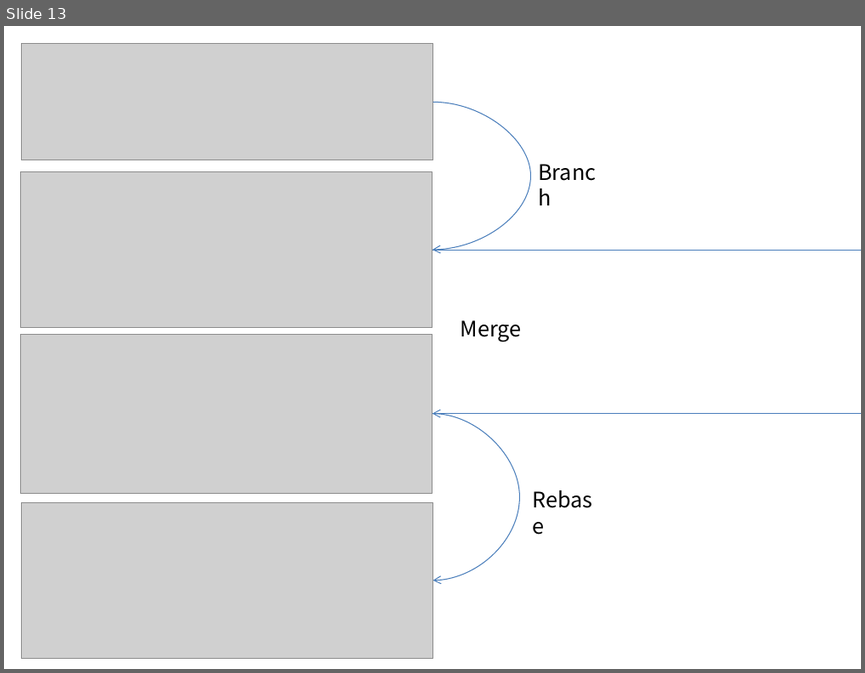
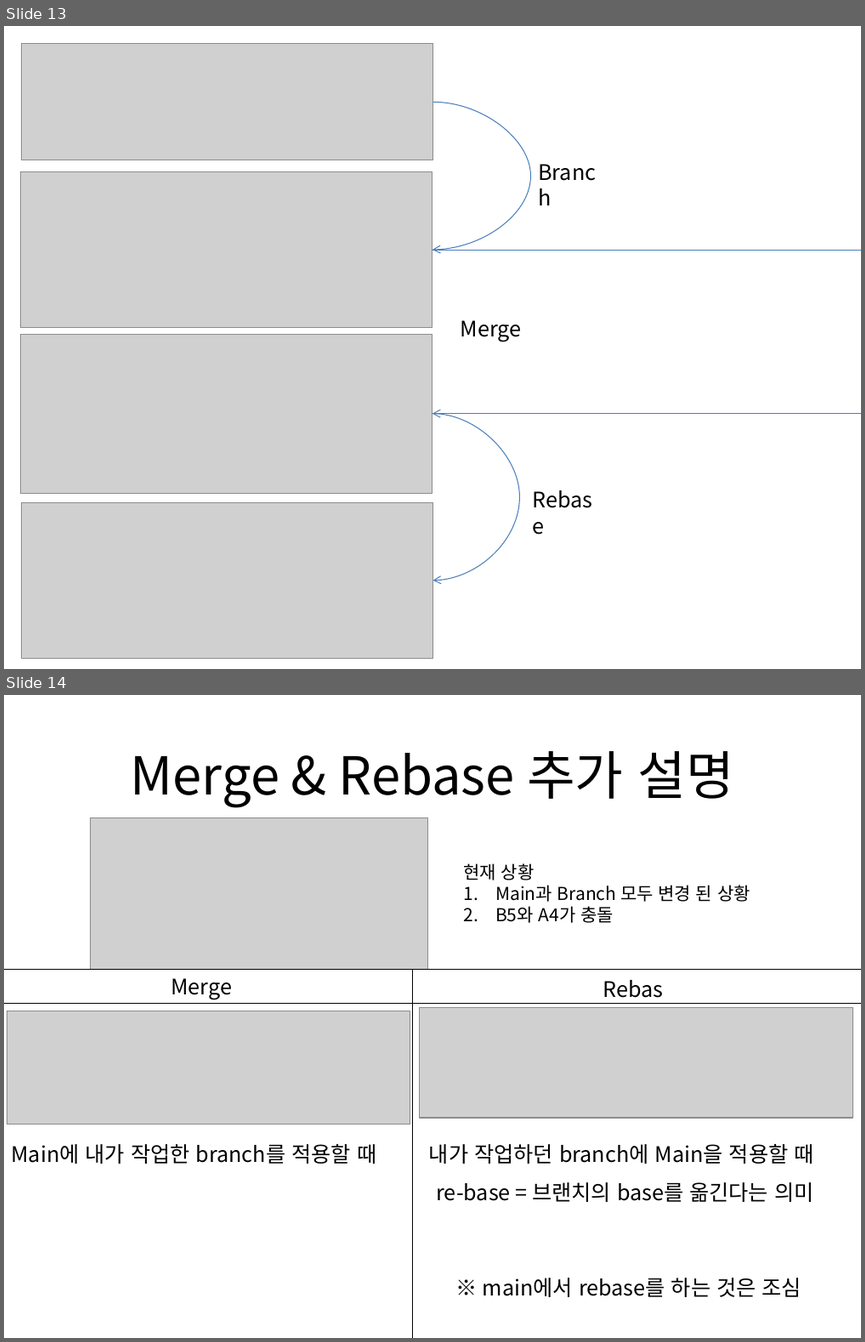
Before and after one commit to chungsuhyeon/project, a slide deck: 프로젝트 파일/Github.pptx. Shown one above the other, each under a label of ours: slide 13 before the commit, slides 13 and 14 after it. The pictures are 865x673 and 865x1342 pixels, drawn with LibreOffice and Linux fonts; fonts in the diff are those of the drawing; grey boxes stand for pictures. Boxes give left, top, right and bottom in pixels: in the first picture for what was removed or moved away, otherwise in the second. Text is boxed around its words. In the diff, an @@ line names an element or a change of style, - is before the commit and + after.

```diff
--- a/프로젝트 파일/Github.pptx
+++ b/프로젝트 파일/Github.pptx
@@ slide 14 added at bbox=[4, 695, 861, 1338], background #FFFFFF @@
@@ title added at bbox=[131, 751, 734, 808], 44 pt, text #000000 @@
+Merge & Rebase 추가 설명
@@ picture added at bbox=[91, 818, 428, 970] @@
@@ text added at bbox=[463, 863, 750, 923], 15 pt, text #000000 @@
+현재 상황
+1. Main과 Branch 모두 변경 된 상황
+2. B5와 A4가 충돌
@@ line added from (4, 970) to (861, 970), #000000 0.75 pt @@
@@ line added from (412, 970) to (412, 1338), #000000 0.75 pt @@
@@ text added at bbox=[595, 972, 681, 1006], 18 pt, text #000000 @@
+Rebase
@@ text added at bbox=[171, 978, 232, 999], 18 pt, text #000000 @@
+Merge
@@ line added from (4, 1003) to (861, 1003), #000000 0.75 pt @@
@@ picture added at bbox=[7, 1011, 410, 1124] @@
@@ picture added at bbox=[419, 1008, 852, 1117] @@
@@ text added at bbox=[12, 1144, 376, 1163], 18 pt, text #000000 @@
+Main에 내가 작업한 branch를 적용할 때
@@ text added at bbox=[429, 1144, 814, 1163], 18 pt, text #000000 @@
+내가 작업하던 branch에 Main을 적용할 때
@@ text added at bbox=[436, 1182, 813, 1202], 18 pt, text #000000 @@
+re-base = 브랜치의 base를 옮긴다는 의미
@@ text added at bbox=[483, 1277, 801, 1297], 18 pt, text #000000 @@
+※ main에서 rebase를 하는 것은 조심
```
Also in this commit, not shown: 1 other slide added, 3 slides removed, 1 other file.
